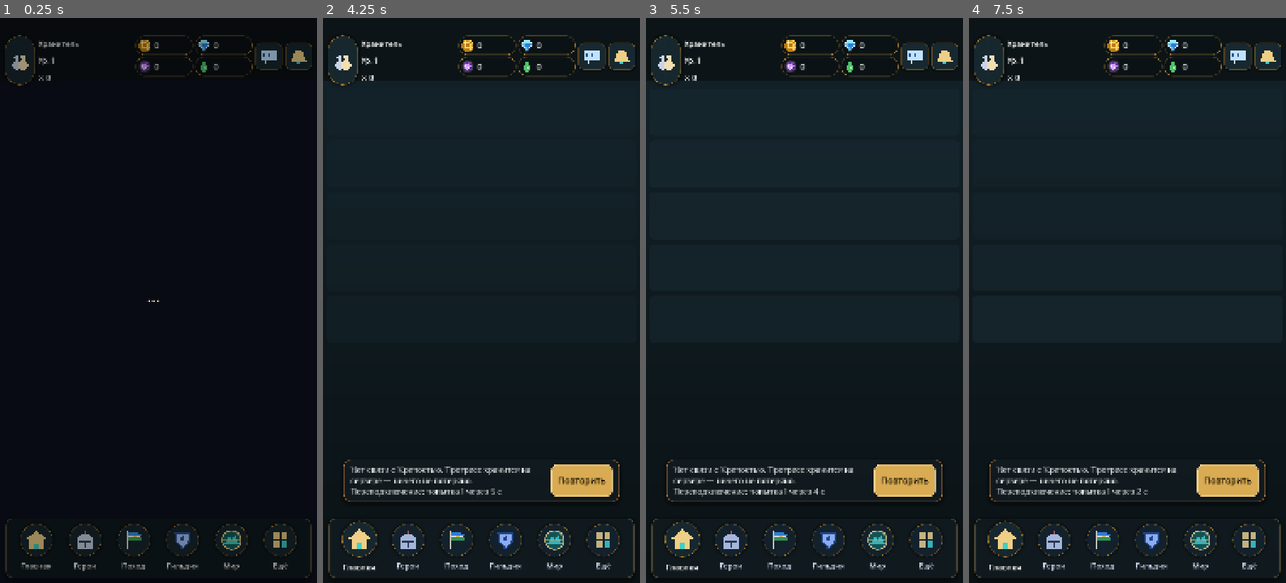
Above: before the commit, frames 1-4 (left to right).
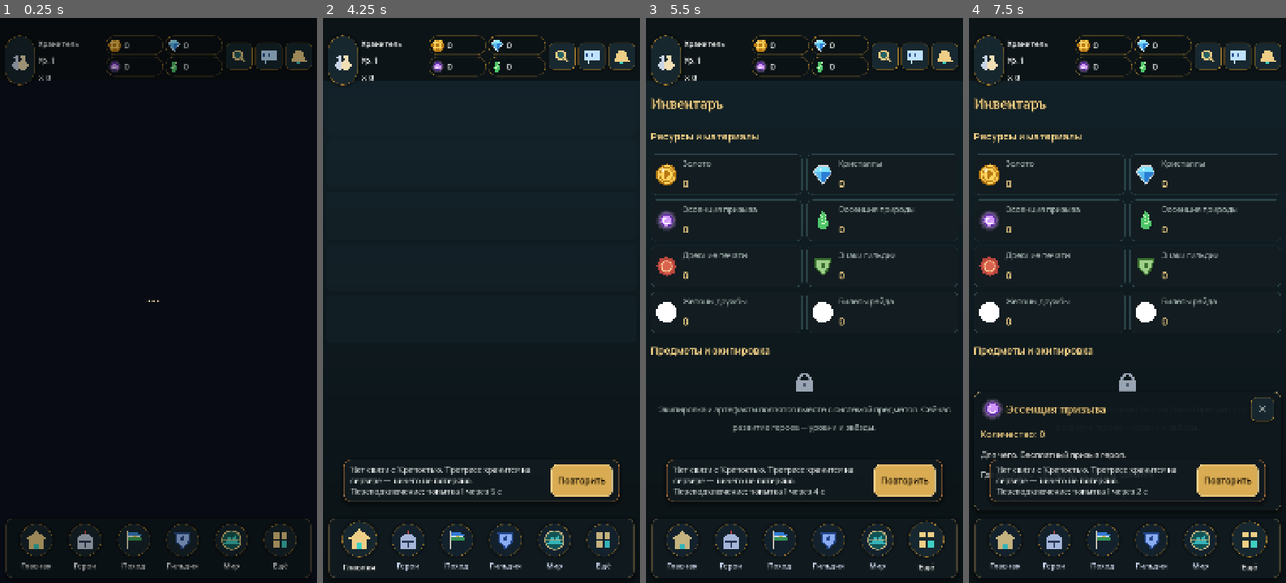
Above: after the commit, the same moments.

Repository: maillunex-lang/UfaArena
Game: Godot game, scene res://src/scenes/Main.tscn
The game is run twice, just before and just after one commit, with the same random seed, the same clock (stepped at 60 frames per second) and the same inputs. This scene is started directly instead of the project's main scene.
Inputs (mouse positions are in pixels of both pictures, inside the frame that each line leads up to):
- Up to frame 1 (0.25 s): no input
- Up to frame 2 (4.25 s): click (376, 57) at 0.52 s; click (367, 57) at 1.27 s; click (484, 46) at 2.02 s; click (456, 46) at 2.77 s; click (544, 46) at 3.52 s
- Up to frame 3 (5.5 s): click "Повторить" at 4.25 s; click (839, 46) at 5.02 s
- Up to frame 4 (7.5 s): click (1048, 176) at 5.77 s; click (1206, 176) at 6.52 s; click (1048, 221) at 7.27 s

The runs differ from the first frame. In frame 1, 0.8% of the frame differs, in the area x 33-80%, y 3-11%; in frame 2, 1.4%; in frame 3, 7.0%; in frame 4, 7.2%, in the area x 1-99%, y 3-98%.

Commit message:
Design audit fixes 11-12 + portrait race fix; client 0.7.2
- Global search from the top bar: sections, heroes (owned and catalogue),
  players, guilds; relevance ordering; no history.
- World map: regions at their real places in the Southern Urals, route,
  progress/locked/liberated/scorched states, tap → chapter; admin slot
  ui/world_map.png.
- Settings: Приватность (hide online status, blocked players), Сеть и трафик,
  Память, Язык. Friends: «Блок» tab with unblock; /social/friends returns
  blocked (additive, tested).
- Fix: hero portrait race — the SubViewport rendered once before camera and
  pose were ready after any frame hitch, producing garbage portraits; now it
  renders only after setup.
- Hero card rating badge position; tips no longer stack.
- Docs: changes for 0.7.2. Version 0.7.2 (versionCode 14).

Co-Authored-By: Claude Opus 5.5 <noreply@anthropic.com>
Claude-Session: https://claude.ai/code/session_01Mco3UPxqUd85PY6n3JAM1h

Diff:
--- a/client/src/autoload/Config.gd
+++ b/client/src/autoload/Config.gd
@@ -2,7 +2,7 @@
 ## Client configuration. Contains NO backend secrets — only the public server URL and
 ## the public key used to verify signed content manifests.
 
-const CLIENT_VERSION := "0.7.1"
+const CLIENT_VERSION := "0.7.2"
 const CHANNEL := "dev"
 const PLATFORM := "android"
 const SETTINGS_PATH := "user://settings.cfg"
--- a/client/src/autoload/Models.gd
+++ b/client/src/autoload/Models.gd
@@ -284,7 +284,9 @@
 	vp.size = Vector2i(size, size)
 	vp.transparent_bg = true
 	vp.own_world_3d = true
-	vp.render_target_update_mode = SubViewport.UPDATE_ONCE
+	# render only after camera, lights and the posed actor are all in place (a frame hitch between add_child and
+	# setup used to capture an empty/garbage frame with UPDATE_ONCE)
+	vp.render_target_update_mode = SubViewport.UPDATE_DISABLED
 	vp.msaa_3d = Viewport.MSAA_4X
 	add_child(vp)
 	var actor := spawn(code)
@@ -316,6 +318,10 @@
 	env.environment.ambient_light_energy = 0.9
 	env.environment.background_mode = Environment.BG_CLEAR_COLOR
 	vp.add_child(env)
+	await get_tree().process_frame  # animation pose and transforms applied
+	if not is_instance_valid(vp):
+		return null
+	vp.render_target_update_mode = SubViewport.UPDATE_ONCE
 	await RenderingServer.frame_post_draw
 	await RenderingServer.frame_post_draw
 	var img := vp.get_texture().get_image()
--- a/client/src/scenes/Main.gd
+++ b/client/src/scenes/Main.gd
@@ -129,8 +129,7 @@
 	var section: String = NAV_OF.get(screen_name, screen_name)
 	for k in _nav_buttons:
 		_style_nav(k, k == section)
-	var tip: Node = ui.get_node_or_null("TipCard")
-	if tip:
+	for tip in get_tree().get_nodes_in_group("tip_card"):
 		tip.queue_free()
 	_check_onboarding()
 	Tips.maybe_show(self, screen_name)
@@ -224,7 +223,7 @@
 	var prof := Button.new()
 	prof.flat = true
 	prof.focus_mode = Control.FOCUS_NONE
-	prof.custom_minimum_size = Vector2(330, 120)
+	prof.custom_minimum_size = Vector2(280, 120)
 	for st in ["normal", "hover", "pressed"]:
 		prof.add_theme_stylebox_override(st, StyleBoxEmpty.new())
 	var ph := HBoxContainer.new()
@@ -263,6 +262,24 @@
 		_chips[k] = chip
 		chips.add_child(chip)
 	bar.add_child(chips)
+	# global search (brief §22)
+	var find_b := UI.button("", "glass", 92, 92)
+	find_b.size_flags_vertical = Control.SIZE_SHRINK_CENTER
+	var fi := GameIcon.new()
+	fi.kind = "search"
+	fi.set_anchors_and_offsets_preset(Control.PRESET_FULL_RECT)
+	fi.offset_left = 14
+	fi.offset_right = -14
+	fi.offset_top = 14
+	fi.offset_bottom = -14
+	fi.mouse_filter = Control.MOUSE_FILTER_IGNORE
+	find_b.add_child(fi)
+	find_b.tooltip_text = "Поиск"
+	find_b.pressed.connect(func():
+		var gs: Control = preload("res://src/ui/GlobalSearch.gd").new()
+		gs.main = self
+		ui.add_child(gs))
+	bar.add_child(find_b)
 	# mini chat over any screen (brief §16)
 	var chat_b := UI.button("", "glass", 92, 92)
 	chat_b.size_flags_vertical = Control.SIZE_SHRINK_CENTER
--- a/client/src/screens/FriendsScreen.gd
+++ b/client/src/screens/FriendsScreen.gd
@@ -3,7 +3,7 @@
 ## invite codes; received gifts and the friendship-token shop. AI personas carry the "ИИ" badge.
 
 const PlayerPopup := preload("res://src/ui/PlayerPopup.gd")
-const TABS := [["friends", "Друзья"], ["requests", "Заявки"], ["find", "Найти"], ["gifts", "Подарки"]]
+const TABS := [["friends", "Друзья"], ["requests", "Заявки"], ["find", "Найти"], ["gifts", "Подарки"], ["blocked", "Блок"]]
 
 var main: Node
 var tab := "friends"
@@ -65,6 +65,40 @@
 		"requests": _requests()
 		"find": _find()
 		"gifts": _gifts()
+		"blocked": _blocked()
+
+
+func _blocked() -> void:
+	_body.add_child(UI.skeleton(2, 100))
+	await _reload()
+	if not is_inside_tree() or tab != "blocked":
+		return
+	for c in _body.get_children():
+		c.queue_free()
+	var list: Array = _data.get("blocked", [])
+	var info := UI.label("Заблокированные игроки не могут писать вам, приглашать и отправлять заявки.", 24, UI.MUTED)
+	info.autowrap_mode = TextServer.AUTOWRAP_WORD_SMART
+	_body.add_child(info)
+	if list.is_empty():
+		_body.add_child(UI.state("empty", "Вы никого не блокировали."))
+	for c in list:
+		var card := UI.card()
+		var h := HBoxContainer.new()
+		var l := UI.label("%s · ур. %d" % [c.nickname, int(c.get("level", 1))], 28, UI.TEXT, true)
+		l.size_flags_horizontal = Control.SIZE_EXPAND_FILL
+		h.add_child(l)
+		var uid: String = c.user_id
+		var b := UI.button("Разблокировать", "glass", 0, 80)
+		b.pressed.connect(func():
+			var r := await Api.post_json("/social/unblock/" + uid, {})
+			if not r.ok:
+				Router.error(r)
+				return
+			Router.toast("Игрок разблокирован")
+			_render())
+		h.add_child(b)
+		card.add_child(h)
+		_body.add_child(card)
 
 
 func _reload() -> void:
--- a/client/src/screens/HeroesScreen.gd
+++ b/client/src/screens/HeroesScreen.gd
@@ -92,6 +92,8 @@
 	_grid.add_theme_constant_override("v_separation", 14)
 	v.add_child(UI.scroll(_grid))
 	_refresh_filters()
+	if String(p.get("open", "")) != "":  # from global search
+		_open_detail.call_deferred(String(p.open))
 	Game.heroes_changed.connect(_fill)
 
 
--- a/client/src/screens/SettingsScreen.gd
+++ b/client/src/screens/SettingsScreen.gd
@@ -33,6 +33,10 @@
 	_notifications()
 	_tutorial()
 	_ai()
+	_privacy()
+	_network()
+	_memory()
+	_language()
 	_data()
 	_about()
 	_v.add_child(UI.spacer(UI.SP.xl))
@@ -320,6 +324,73 @@
 		_note(box, "Отключено владельцем сервера: " + ", ".join(off))
 
 
+# ------------------------------------------------------------------ privacy, network, memory, language (§19.4)
+func _privacy() -> void:
+	var box := _group("Приватность")
+	_note(box, "Профиль открыт: другие игроки видят ваше имя, уровень, боевой рейтинг, героев, достижения, гильдию и статус в сети. Email и платёжные данные никому не показываются.")
+	_note(box, "Нежелательных игроков можно заблокировать в их карточке: они не смогут писать вам и приглашать вас. Жалобы рассматривают модераторы.")
+	var r := await Api.get_json("/social/friends")
+	if r.ok and is_instance_valid(box):
+		box.add_child(UI.toggle_row("Скрывать мой статус «в сети»", bool(r.data.get("presence_hidden", false)), func(on: bool):
+			var x := await Api.post_json("/social/presence", {"hidden": on})
+			if not x.ok:
+				Router.error(x)))
+	if not is_instance_valid(box):
+		return
+	var b := UI.button("Заблокированные игроки", "glass", 0, 84)
+	b.pressed.connect(func(): main.open("friends", {"tab": "blocked"}))
+	box.add_child(b)
+
+
+func _network() -> void:
+	var box := _group("Сеть и мобильный трафик")
+	_note(box, "Игра обменивается с сервером короткими запросами (килобайты за бой). Крупные загрузки — только пакеты графики и контента.")
+	var used := _dir_size("user://content/")
+	_note(box, "Загружено пакетов контента: %d · на устройстве: %s" % [Content.active.get("packages", []).size(), _mb(used)])
+	box.add_child(UI.toggle_row("Загружать обновления контента в фоне (выключите, чтобы экономить мобильный трафик — обновления будут скачиваться по кнопке «Проверить контент»)",
+		Content.background_enabled, func(on: bool): Content.set_background(on)))
+
+
+func _memory() -> void:
+	var box := _group("Память")
+	_note(box, "Оперативная память игры сейчас: %s. Кэш картинок пересоздаётся по мере надобности." % _mb(int(Performance.get_monitor(Performance.MEMORY_STATIC))))
+	_note(box, "Файлы на устройстве: пакеты контента %s, сохранённые настройки и вход." % _mb(_dir_size("user://content/")))
+	var cache := UI.button("Очистить кэш изображений", "glass", 0, 84)
+	cache.pressed.connect(func():
+		var n := Models.clear_cache() + Content.clear_texture_cache()
+		Router.toast("Кэш очищен: освобождено изображений — %d" % n))
+	box.add_child(cache)
+	_note(box, "Прогресс хранится на сервере: очистка кэша и переустановка игры его не затрагивают.")
+
+
+func _language() -> void:
+	var box := _group("Язык")
+	_note(box, "Язык интерфейса: русский. Другие языки в этой версии не предусмотрены.")
+
+
+func _dir_size(path: String) -> int:
+	var d := DirAccess.open(path)
+	if d == null:
+		return 0
+	var total := 0
+	d.list_dir_begin()
+	var f := d.get_next()
+	while f != "":
+		if d.current_is_dir():
+			if not f.begins_with("."):
+				total += _dir_size(path.path_join(f))
+		else:
+			var fa := FileAccess.open(path.path_join(f), FileAccess.READ)
+			if fa:
+				total += fa.get_length()
+		f = d.get_next()
+	return total
+
+
+func _mb(b: int) -> String:
+	return "%.1f МБ" % (float(b) / 1048576.0)
+
+
 # ------------------------------------------------------------------ data & updates
 func _data() -> void:
 	var box := _group("Данные и обновления")
@@ -340,14 +411,6 @@
 				main.open("settings")))
 	crow.add_child(rb)
 	box.add_child(crow)
-	box.add_child(UI.toggle_row("Загружать обновления контента в фоне", Content.background_enabled,
-		func(on: bool): Content.set_background(on)))
-	var cache := UI.button("Очистить кэш изображений", "glass", 0, 84)
-	cache.pressed.connect(func():
-		var n := Models.clear_cache() + Content.clear_texture_cache()
-		Router.toast("Кэш очищен: освобождено изображений — %d" % n))
-	box.add_child(cache)
-	_note(box, "Кэш портретов и картинок собирается заново по мере надобности. Прогресс хранится на сервере и не затрагивается.")
 	var upd := UI.button("Проверить обновление приложения", "glass", 0, 84)
 	upd.pressed.connect(func(): load("res://src/ui/UpdateDialog.gd").check(main.ui, true))
 	box.add_child(upd)
--- a/client/src/screens/WorldScreen.gd
+++ b/client/src/screens/WorldScreen.gd
@@ -66,6 +66,15 @@
 		_body.add_child(UI.state("error", "Регионы не загрузились.", "Повторить", func(): main.open("world")))
 		return
 	var unlocked: Array = w.data.get("unlocked", []) if w.ok else []
+	var map := preload("res://src/ui/WorldMap.gd").new()
+	map.set_regions(Game.campaign.regions)
+	map.region_pressed.connect(func(i: int): main.open("campaign", {"chapter": i}))
+	_body.add_child(map)
+	_body.move_child(map, 1)  # map first, catalogue below (brief §10: map + catalogue)
+	var legend := UI.label("Золото — глава пройдена, бирюза — открыта, серый — закрыта. Зелёное кольцо — регион освобождён, красное — опалён Тьмой.", 22, UI.MUTED)
+	legend.autowrap_mode = TextServer.AUTOWRAP_WORD_SMART
+	_body.add_child(legend)
+	_body.move_child(legend, 2)
 	for i in Game.campaign.regions.size():
 		var reg: Dictionary = Game.campaign.regions[i]
 		var open: bool = reg.nodes.size() > 0 and bool(reg.nodes[0].unlocked)
--- a/client/src/ui/GameIcon.gd
+++ b/client/src/ui/GameIcon.gd
@@ -53,6 +53,7 @@
 		"arena": _swords(c, r)
 		"profile": _people(c, r)
 		"lock": _lock(c, r)
+		"search": _search(c, r)
 		"stone_sky": _em_stone_sky(c, r)
 		"living_kurai": _em_living_kurai(c, r)
 		"ashen_reach": _em_ashen_reach(c, r)
@@ -391,3 +392,10 @@
 	draw_colored_polygon(pts, g)
 	draw_rect(Rect2(c + Vector2(-r * 0.85, r * 0.42), Vector2(r * 1.7, r * 0.18)), g)
 	draw_circle(c + Vector2(0, r * 0.78), r * 0.18, Color("#3fd0c3"))
+
+
+func _search(c: Vector2, r: float) -> void:
+	var g := Color("#efcf86")
+	draw_arc(c + Vector2(-r * 0.15, -r * 0.15), r * 0.5, 0, TAU, 40, g, r * 0.16, true)
+	draw_circle(c + Vector2(-r * 0.15, -r * 0.15), r * 0.36, Color(0.25, 0.82, 0.76, 0.35))
+	draw_line(c + Vector2(r * 0.22, r * 0.22), c + Vector2(r * 0.72, r * 0.72), g, r * 0.2, true)
--- /dev/null
+++ b/client/src/ui/GlobalSearch.gd
@@ -0,0 +1,184 @@
+extends Control
+## Global search (brief §22): one field over the whole game — heroes (owned and catalogue), game sections, players
+## (/social/search) and guilds (/guilds/list). Relevance by default (prefix matches first). No search history,
+## favourites or saved filters are kept. Equipment/artifacts/items appear here once those systems exist on the server.
+
+var main: Node
+var _q: LineEdit
+var _list: VBoxContainer
+var _gen := 0
+
+const SECTIONS := [["home", "Главная", "home"], ["heroes", "Герои", "heroes"], ["formation", "Формация отряда", "heroes"],
+	["campaign", "Поход", "campaign"], ["guild", "Гильдия", "guild"], ["world", "Мир", "world"], ["more", "Ещё", "more"],
+	["summon", "Призыв", "summon"], ["shop", "Магазин", "shop"], ["quests", "Задания и достижения", "quests"],
+	["events", "Центр событий", "events"], ["mail", "Почта", "mail"], ["friends", "Друзья", "friends"], ["chat", "Чат", "chat"],
+	["rankings", "Рейтинг", "ranks"], ["arena", "Арена", "arena"], ["raids", "Рейды и боссы", "shulgan"],
+	["tournaments", "Турниры", "crown"], ["fortress", "Крепость", "fortress"], ["inventory", "Инвентарь", "afk"],
+	["profile", "Профиль", "profile"], ["settings", "Настройки", "settings"]]
+
+
+func _ready() -> void:
+	set_anchors_and_offsets_preset(Control.PRESET_FULL_RECT)
+	var dim := ColorRect.new()
+	dim.color = Color(0, 0, 0, 0.55)
+	dim.set_anchors_and_offsets_preset(Control.PRESET_FULL_RECT)
+	dim.gui_input.connect(func(e: InputEvent):
+		if e is InputEventMouseButton and e.pressed:
+			queue_free())
+	add_child(dim)
+	var p := UI.solid_panel()
+	p.set_anchors_preset(Control.PRESET_TOP_WIDE)
+	p.offset_left = 16
+	p.offset_right = -16
+	p.offset_top = 210
+	p.offset_bottom = 1500
+	add_child(p)
+	var v := VBoxContainer.new()
+	v.add_theme_constant_override("separation", 10)
+	p.add_child(v)
+	var h := HBoxContainer.new()
+	h.add_theme_constant_override("separation", 8)
+	_q = LineEdit.new()
+	_q.placeholder_text = "Поиск: герой, раздел, игрок, гильдия"
+	_q.custom_minimum_size = Vector2(0, 88)
+	_q.size_flags_horizontal = Control.SIZE_EXPAND_FILL
+	_q.add_theme_font_size_override("font_size", 30)
+	_q.clear_button_enabled = true
+	_q.text_changed.connect(func(_t: String): _search())
+	h.add_child(_q)
+	var x := UI.button("✕", "glass", 88, 88)
+	x.pressed.connect(queue_free)
+	h.add_child(x)
+	v.add_child(h)
+	_list = VBoxContainer.new()
+	_list.add_theme_constant_override("separation", 8)
+	v.add_child(UI.scroll(_list))
+	UI.keep_wrapped(_list)
+	_list.add_child(UI.label("Введите хотя бы 2 буквы. История поиска не сохраняется.", 24, UI.MUTED))
+	UI.pop_in(p)
+	_q.grab_focus.call_deferred()
+
+
+func _score(name: String, q: String) -> int:
+	var n := name.to_lower()
+	if n == q:
+		return 3
+	if n.begins_with(q):
+		return 2
+	for w in n.split(" "):
+		if w.begins_with(q):
+			return 2
+	return 1 if n.contains(q) else 0
+
+
+func _search() -> void:
+	_gen += 1
+	var gen := _gen
+	var q := _q.text.strip_edges().to_lower()
+	for c in _list.get_children():
+		c.queue_free()
+	if q.length() < 2:
+		_list.add_child(UI.label("Введите хотя бы 2 буквы. История поиска не сохраняется.", 24, UI.MUTED))
+		return
+	# local: sections and heroes (instant)
+	var secs := []
+	for s in SECTIONS:
+		var sc := _score(String(s[1]), q)
+		if sc > 0:
+			secs.append([sc, s])
+	secs.sort_custom(func(a, b): return a[0] > b[0])
+	if secs.size() > 0:
+		_list.add_child(UI.section("Разделы"))
+		for it in secs.slice(0, 6):
+			var s: Array = it[1]
+			var key: String = s[0]
+			_list.add_child(_row(String(s[2]), String(s[1]), "", func(): queue_free(); main.open(key)))
+	var owned := {}
+	for hh in Game.heroes:
+		owned[String(hh.hero_code)] = hh
+	var heroes := []
+	for ch in Game.catalog.get("heroes", []):
+		if ch.is_enemy:
+			continue
+		var sc := _score(String(ch.name), q)
+		if sc > 0:
+			heroes.append([sc + (1 if owned.has(String(ch.code)) else 0), ch])
+	heroes.sort_custom(func(a, b): return a[0] > b[0])
+	if heroes.size() > 0:
+		_list.add_child(UI.section("Герои"))
+		for it in heroes.slice(0, 8):
+			var ch: Dictionary = it[1]
+			var own: Dictionary = owned.get(String(ch.code), {})
+			var sub := ("Уровень %d · ⚔ %s" % [int(own.level), Game.fmt(int(own.power))]) if not own.is_empty() else "Нет в коллекции · можно получить призывом"
+			var hid: String = String(own.get("id", ""))
+			_list.add_child(_row(String(ch.faction), String(ch.name), sub, func():
+				queue_free()
+				main.open("heroes", {"open": hid} if hid != "" else {})))
+	# server: players and guilds (debounced by generation)
+	await get_tree().create_timer(0.35).timeout
+	if gen != _gen or not is_inside_tree():
+		return
+	var pr := await Api.get_json("/social/search?q=" + q.uri_encode())
+	if gen != _gen or not is_inside_tree():
+		return
+	if pr.ok and pr.data.items.size() > 0:
+		_list.add_child(UI.section("Игроки"))
+		for pl in pr.data.items.slice(0, 8):
+			var uid: String = pl.user_id
+			var r := _row("profile", String(pl.nickname), "Уровень %d" % int(pl.get("level", 1)), func():
+				preload("res://src/ui/PlayerPopup.gd").open(main.ui, uid, main))
+			if pl.get("is_ai", false):
+				r.get_child(0).get_child(1).get_child(0).add_child(UI.ai_badge())
+			_list.add_child(r)
+	var gr := await Api.get_json("/guilds/list?q=" + q.uri_encode())
+	if gen != _gen or not is_inside_tree():
+		return
+	if gr.ok and gr.data.items.size() > 0:
+		_list.add_child(UI.section("Гильдии"))
+		for g in gr.data.items.slice(0, 6):
+			var gr_row := _row("guild", "[%s] %s" % [g.tag, g.name], "Ур. %d · %d/%d участников" % [int(g.level), int(g.members), int(g.max_members)],
+				func(): queue_free(); main.open("guild"))
+			if g.get("is_ai", false):
+				gr_row.get_child(0).get_child(1).get_child(0).add_child(UI.ai_badge())
+			_list.add_child(gr_row)
+	if _list.get_child_count() == 0 or (not pr.ok and not gr.ok and secs.is_empty() and heroes.is_empty()):
+		_list.add_child(UI.state("empty", "Ничего не найдено по запросу «%s»." % q))
+
+
+func _row(icon: String, title: String, sub: String, cb: Callable) -> Button:
+	var b := Button.new()
+	b.focus_mode = Control.FOCUS_NONE
+	b.custom_minimum_size = Vector2(0, 96)
+	var sb := UI._flat(Color(UI.SURFACE, 0.95), Color(UI.LINE, 0.9), UI.R.m, 1)
+	b.add_theme_stylebox_override("normal", sb)
+	b.add_theme_stylebox_override("hover", sb)
+	b.add_theme_stylebox_override("pressed", sb)
+	var h := HBoxContainer.new()
+	h.set_anchors_and_offsets_preset(Control.PRESET_FULL_RECT)
+	h.offset_left = 12
+	h.add_theme_constant_override("separation", 12)
+	h.mouse_filter = Control.MOUSE_FILTER_IGNORE
+	var ic := GameIcon.new()
+	ic.kind = icon
+	ic.custom_minimum_size = Vector2(60, 60)
+	ic.size_flags_vertical = Control.SIZE_SHRINK_CENTER
+	ic.mouse_filter = Control.MOUSE_FILTER_IGNORE
+	h.add_child(ic)
+	var v := VBoxContainer.new()
+	v.alignment = BoxContainer.ALIGNMENT_CENTER
+	v.size_flags_horizontal = Control.SIZE_EXPAND_FILL
+	v.mouse_filter = Control.MOUSE_FILTER_IGNORE
+	var th := HBoxContainer.new()
+	th.add_theme_constant_override("separation", 8)
+	th.mouse_filter = Control.MOUSE_FILTER_IGNORE
+	th.add_child(UI.label(title, 28, UI.TEXT, true))
+	var inner := HBoxContainer.new()  # slot for badges (AI)
+	inner.mouse_filter = Control.MOUSE_FILTER_IGNORE
+	th.add_child(inner)
+	v.add_child(th)
+	if sub != "":
+		v.add_child(UI.label(sub, 22, UI.MUTED))
+	h.add_child(v)
+	b.add_child(h)
+	b.pressed.connect(cb)
+	return b
--- a/client/src/ui/HeroCard.gd
+++ b/client/src/ui/HeroCard.gd
@@ -67,7 +67,6 @@
 		psb.content_margin_right = 6
 		pw.add_theme_stylebox_override("panel", psb)
 		pw.add_child(UI.label("⚔ " + Game.fmt(int(h.power)), 22 if not compact else 20, UI.GOLD, true))
-		pw.set_anchors_preset(Control.PRESET_BOTTOM_LEFT)
 		pw.position = Vector2(8, custom_minimum_size.y - 84)
 		pw.mouse_filter = Control.MOUSE_FILTER_IGNORE
 		add_child(pw)
--- a/client/src/ui/Tips.gd
+++ b/client/src/ui/Tips.gd
@@ -40,11 +40,11 @@
 	arr.append(key)
 	Config.settings["seen_tips"] = arr
 	Config.save()
-	var old: Node = main.ui.get_node_or_null("TipCard")
-	if old:
+	for old in main.get_tree().get_nodes_in_group("tip_card"):
 		old.queue_free()
 	var p := UI.solid_panel(Color("#bfe3ff"))
 	p.name = "TipCard"
+	p.add_to_group("tip_card")
 	p.set_anchors_preset(Control.PRESET_BOTTOM_WIDE)
 	p.offset_left = 24
 	p.offset_right = -24
--- /dev/null
+++ b/client/src/ui/WorldMap.gd
@@ -0,0 +1,109 @@
+extends Control
+## World map (brief §10: map + catalogue): campaign regions placed at their real locations in the Southern Urals,
+## connected in story order. Node colour = state (locked / in progress / completed), ring = world-event status
+## (liberated / scorched). Tap a region → its campaign chapter. Background: admin slot ui/world_map.png (1024×768).
+
+signal region_pressed(index: int)
+
+## Approximate geographic placement (0..1, north up) of each region code.
+const POS := {"r1_shikhany": Vector2(0.43, 0.55), "r2_iremel": Vector2(0.74, 0.42), "r3_shulgantash": Vector2(0.58, 0.70),
+	"r4_nugush": Vector2(0.38, 0.72), "r5_yangantau": Vector2(0.64, 0.22), "r6_ufa_plateau": Vector2(0.40, 0.25),
+	"r7_zilair": Vector2(0.60, 0.89)}
+
+var regions: Array = []
+var _rects: Array = []
+
+
+func _init() -> void:
+	custom_minimum_size = Vector2(0, 640)
+	mouse_filter = Control.MOUSE_FILTER_STOP
+	resized.connect(queue_redraw)
+
+
+func set_regions(r: Array) -> void:
+	regions = r
+	queue_redraw()
+
+
+func _pos(i: int) -> Vector2:
+	var code := String(regions[i].get("code", ""))
+	var p: Vector2 = POS.get(code, Vector2(0.15 + 0.7 * float(i) / maxf(1, regions.size() - 1), 0.5))
+	return Vector2(p.x * size.x, p.y * size.y)
+
+
+func _draw() -> void:
+	var rect := Rect2(Vector2.ZERO, size)
+	var bg := UI.art("ui/world_map.png")
+	if bg:
+		draw_texture_rect(bg, rect, false)
+	else:
+		draw_rect(rect, Color("#0f2328"))
+		# stylised terrain: Ural ridge (east), Agidel / Belaya river, steppe south
+		for k in 11:  # mountain peaks of the Ural ridge along the east
+			var y := size.y * (0.06 + k * 0.088)
+			var x := size.x * (0.74 + 0.05 * sin(k * 1.7))
+			var hgt := size.y * (0.07 + 0.025 * fmod(k * 0.37, 1.0))
+			var wdt := size.x * 0.07
+			draw_colored_polygon(PackedVector2Array([Vector2(x - wdt, y + hgt * 0.5), Vector2(x, y - hgt * 0.5), Vector2(x + wdt, y + hgt * 0.5)]),
+				Color(0.32, 0.42, 0.46, 0.55))
+			draw_colored_polygon(PackedVector2Array([Vector2(x - wdt * 0.25, y - hgt * 0.25), Vector2(x, y - hgt * 0.5), Vector2(x + wdt * 0.25, y - hgt * 0.25)]),
+				Color(0.85, 0.9, 0.92, 0.5))
+		draw_rect(Rect2(0, size.y * 0.86, size.x, size.y * 0.14), Color(0.55, 0.5, 0.3, 0.12))  # steppe in the south
+		var river := PackedVector2Array([Vector2(size.x * 0.62, size.y * 0.95), Vector2(size.x * 0.52, size.y * 0.75),
+			Vector2(size.x * 0.47, size.y * 0.58), Vector2(size.x * 0.44, size.y * 0.40), Vector2(size.x * 0.36, size.y * 0.18),
+			Vector2(size.x * 0.30, size.y * 0.02)])
+		draw_polyline(river, Color(0.25, 0.7, 0.75, 0.55), 6.0, true)
+		draw_rect(rect, Color(UI.GOLD_DARK, 0.6), false, 3.0)
+	if regions.is_empty():
+		return
+	_rects.clear()
+	for i in range(regions.size() - 1):
+		var done: bool = _cleared(i) >= regions[i].nodes.size() and regions[i].nodes.size() > 0
+		draw_dashed_line(_pos(i), _pos(i + 1), Color(UI.GOLD, 0.8) if done else Color(1, 1, 1, 0.3), 4.0, 14.0, true)
+	var font := UI.FONT_BOLD
+	for i in regions.size():
+		var reg: Dictionary = regions[i]
+		var p := _pos(i)
+		var n: int = reg.nodes.size()
+		var open: bool = n > 0 and bool(reg.nodes[0].unlocked)
+		var done := _cleared(i)
+		var col := UI.GOLD if (n > 0 and done >= n) else (UI.TEAL if open else Color(0.4, 0.45, 0.48))
+		var st = reg.get("world_status")
+		if st:
+			draw_arc(p, 40, 0, TAU, 40, UI.ok_color() if st == "liberated" else UI.bad_color(), 6, true)
+		draw_circle(p, 30, Color(UI.BG, 0.9))
+		draw_arc(p, 30, 0, TAU, 40, col, 5, true)
+		if n > 0 and open:
+			draw_arc(p, 22, -PI / 2, -PI / 2 + TAU * float(done) / n, 32, col, 8, true)
+		var num := str(i + 1)
+		draw_string(font, p + Vector2(-9 if num.length() == 1 else -16, 11), num, HORIZONTAL_ALIGNMENT_LEFT, -1, 30, UI.TEXT)
+		var label := String(reg.name)
+		var w := font.get_string_size(label, HORIZONTAL_ALIGNMENT_LEFT, -1, 24).x
+		var lp := p + Vector2(-w / 2, 64)
+		lp.x = clampf(lp.x, 6, size.x - w - 6)
+		draw_rect(Rect2(lp + Vector2(-6, -24), Vector2(w + 12, 32)), Color(0, 0, 0, 0.55))
+		draw_string(font, lp, label, HORIZONTAL_ALIGNMENT_LEFT, -1, 24, UI.TEXT if open else UI.MUTED)
+		_rects.append(Rect2(p - Vector2(48, 48), Vector2(96, 120)))
+
+
+func _cleared(i: int) -> int:
+	var c := 0
+	for nd in regions[i].nodes:
+		c += int(nd.cleared)
+	return c
+
+
+func _gui_input(e: InputEvent) -> void:
+	var pressed: bool = (e is InputEventMouseButton and e.pressed and e.button_index == MOUSE_BUTTON_LEFT) or (e is InputEventScreenTouch and e.pressed)
+	if not pressed:
+		return
+	for i in _rects.size():
+		if (_rects[i] as Rect2).has_point(e.position):
+			var reg: Dictionary = regions[i]
+			if reg.nodes.size() > 0 and bool(reg.nodes[0].unlocked):
+				Sfx.play("click")
+				region_pressed.emit(i)
+			else:
+				Router.toast("Регион «%s» откроется после прохождения предыдущей главы" % reg.name)
+			accept_event()
+			return
Not shown, changed: client/export_presets.cfg
Not shown, added: client/src/ui/GlobalSearch.gd.uid
Not shown, added: client/src/ui/MiniChat.gd.uid
Not shown, added: client/src/ui/Tips.gd.uid
Not shown, added: client/src/ui/WorldMap.gd.uid
Not shown, changed: docs/ui/changes.md
